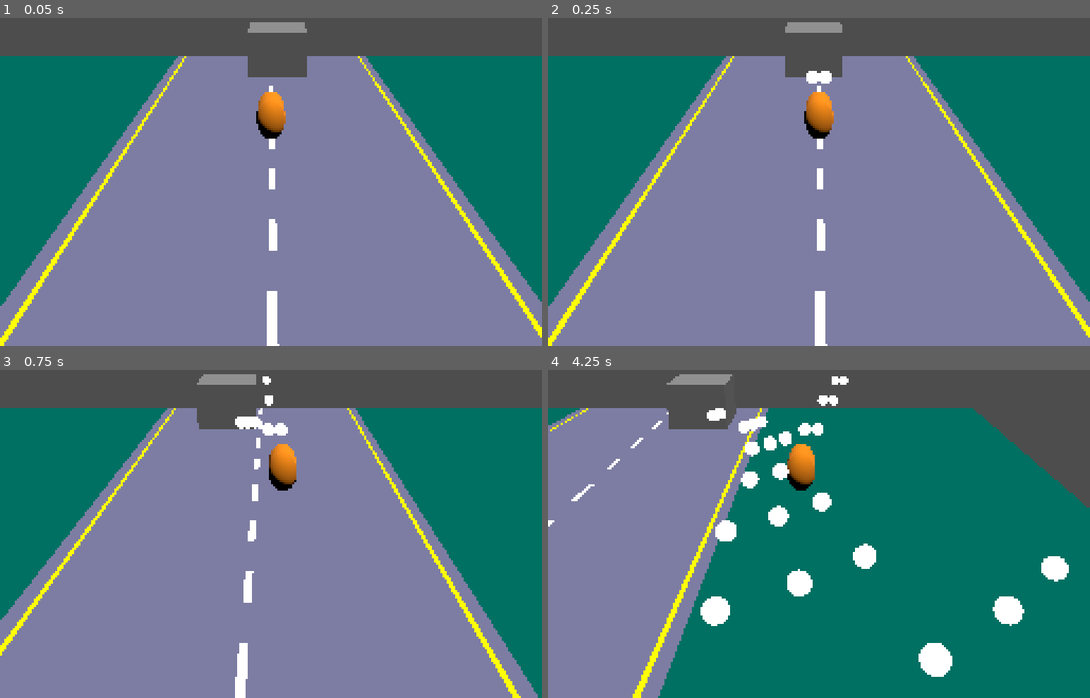
Above: before the commit, frames 1-4 (two rows, left to right).
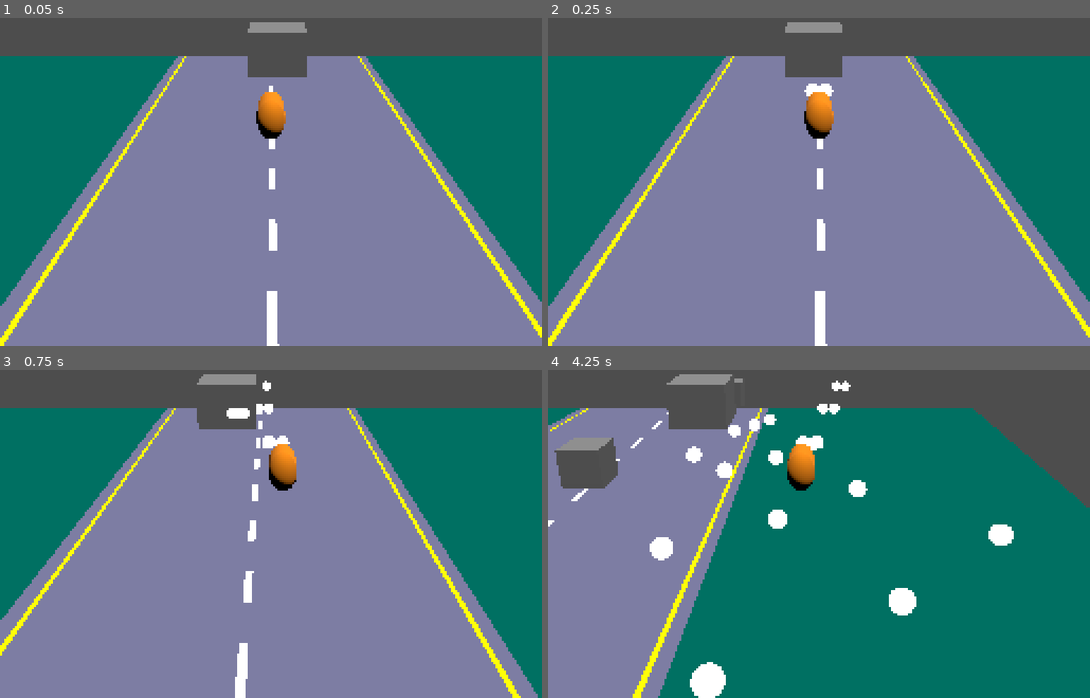
Above: after the commit, the same moments.

Repository: many-hats-team/lospecjam2
Game: Godot game, scene res://main.tscn
The game is run twice, just before and just after one commit, with the same random seed, the same clock (stepped at 60 frames per second) and the same inputs.
Inputs:
- Up to frame 1 (0.05 s): no input
- Up to frame 2 (0.25 s): no input
- Up to frame 3 (0.75 s): hold D (player_right) from 0.53 s (still down)
- Up to frame 4 (4.25 s): release D (player_right) at 1.28 s; hold S (player_down) 1.28-2.03 s; hold D (player_right) 2.03-2.78 s; hold W (player_up) 2.78-3.53 s; hold A (player_left) from 3.53 s (still down)

Frame 1 is identical in both runs. In frame 2, 0.3% of the frame differs, in the area x 47-53%, y 16-24%; in frame 3, 0.7%; in frame 4, 7.2%, in the area x 1-97%, y 1-100%.

Commit message:
Add enemy spawner

Diff:
--- a/project/main.tscn
+++ b/project/main.tscn
@@ -1,9 +1,12 @@
-[gd_scene load_steps=8 format=3 uid="uid://cahesrp5r3fya"]
+[gd_scene load_steps=11 format=3 uid="uid://cahesrp5r3fya"]
 
 [ext_resource type="Texture2D" uid="uid://dab0txvnv5ig2" path="res://assets/road.png" id="1_di5b1"]
+[ext_resource type="Script" path="res://scripts/world.gd" id="1_mh1ta"]
 [ext_resource type="PackedScene" uid="uid://c8at0t7xwevmr" path="res://scenes/player.tscn" id="2_15ibv"]
 [ext_resource type="Script" path="res://scripts/camera_follow.gd" id="2_eimwo"]
 [ext_resource type="PackedScene" uid="uid://d1m14kpdnhtta" path="res://scenes/protoboss.tscn" id="3_wdbhd"]
+[ext_resource type="Script" path="res://scripts/despawner.gd" id="6_jxhrw"]
+[ext_resource type="PackedScene" uid="uid://dpolfsh15rvao" path="res://scenes/enemy_spawner.tscn" id="6_shj7u"]
 
 [sub_resource type="StandardMaterial3D" id="StandardMaterial3D_pbs84"]
 shading_mode = 0
@@ -45,31 +48,49 @@
 text = "Hello, World!
 "
 
-[node name="Node3D" type="Node3D" parent="."]
+[node name="World" type="Node3D" parent="."]
+script = ExtResource("1_mh1ta")
 
-[node name="Road" type="MeshInstance3D" parent="Node3D"]
+[node name="Road" type="MeshInstance3D" parent="World"]
 transform = Transform3D(6, 0, 0, 0, 1, 0, 0, 0, 4, 0, 0, 0)
 mesh = SubResource("PlaneMesh_j8p7f")
 
-[node name="Camera3D" type="Camera3D" parent="Node3D"]
+[node name="Camera3D" type="Camera3D" parent="World"]
 transform = Transform3D(1, 0, 0, 0, 0.939693, 0.34202, 0, -0.34202, 0.939693, 0, 2.5, 6)
 fov = 50.0
 script = ExtResource("2_eimwo")
 target_path = NodePath("../Player")
 
-[node name="Player" parent="Node3D" instance=ExtResource("2_15ibv")]
+[node name="Player" parent="World" instance=ExtResource("2_15ibv")]
 transform = Transform3D(1, 0, 0, 0, 1, 0, 0, 0, 1, 0, 0.237524, 0)
 
-[node name="DirectionalLight3D" type="DirectionalLight3D" parent="Node3D"]
+[node name="DirectionalLight3D" type="DirectionalLight3D" parent="World"]
 transform = Transform3D(0.965926, -1.13133e-08, 0.258819, -0.25, 0.258819, 0.933013, -0.0669873, -0.965926, 0.25, 0, 4, 0)
 
-[node name="Boss" parent="Node3D" instance=ExtResource("3_wdbhd")]
+[node name="Boss" parent="World" instance=ExtResource("3_wdbhd")]
 transform = Transform3D(1, 0, 0, 0, 1, 0, 0, 0, 1, 0, 0.270555, -3)
-target_path = NodePath("../Player")
 
-[node name="Barrier" type="StaticBody3D" parent="Node3D"]
+[node name="Barrier" type="StaticBody3D" parent="World"]
 transform = Transform3D(1, 0, 0, 0, 1, 0, 0, 0, 1, 0, 0, -5.10166)
 
-[node name="CollisionShape3D" type="CollisionShape3D" parent="Node3D/Barrier"]
+[node name="CollisionShape3D" type="CollisionShape3D" parent="World/Barrier"]
 transform = Transform3D(1, 0, 0, 0, 1, 0, 0, 0, 1, -0.0161133, 0.516174, -0.768921)
 shape = SubResource("BoxShape3D_cdsm1")
+
+[node name="Despawner" type="Area3D" parent="World"]
+transform = Transform3D(1, 0, 0, 0, 1, 0, 0, 0, 1, 0, 0, 6.63541)
+collision_layer = 0
+collision_mask = 20
+script = ExtResource("6_jxhrw")
+
+[node name="CollisionShape3D" type="CollisionShape3D" parent="World/Despawner"]
+transform = Transform3D(1, 0, 0, 0, 1, 0, 0, 0, 1, -0.0161133, 0.516174, -1.70575)
+shape = SubResource("BoxShape3D_cdsm1")
+
+[node name="EnemySpawnPoint" type="Marker3D" parent="World"]
+transform = Transform3D(1, 0, 0, 0, 1, 0, 0, 0, 1, 0, 0.309434, -4.40665)
+
+[node name="EnemySpawner" parent="World/EnemySpawnPoint" instance=ExtResource("6_shj7u")]
+wait_time = 2.0
+speed = 2.0
+offset = 2.0
--- a/project/project.godot
+++ b/project/project.godot
@@ -14,6 +14,10 @@
 run/main_scene="res://main.tscn"
 config/features=PackedStringArray("4.2", "GL Compatibility")
 config/icon="res://icon.svg"
+
+[autoload]
+
+mgmt="*res://scripts/game_manager.gd"
 
 [display]
 
--- /dev/null
+++ b/project/scenes/bullet_spawner.tscn
@@ -0,0 +1,9 @@
+[gd_scene load_steps=2 format=3 uid="uid://cpkh5vm3hiyxb"]
+
+[ext_resource type="Script" path="res://scripts/components/bullet_spawner.gd" id="1_gvajp"]
+
+[node name="BulletSpawner" type="Timer"]
+process_callback = 0
+wait_time = 0.4
+autostart = true
+script = ExtResource("1_gvajp")
--- /dev/null
+++ b/project/scenes/enemy.tscn
@@ -0,0 +1,25 @@
+[gd_scene load_steps=5 format=3 uid="uid://bu3dgfpefsqbi"]
+
+[ext_resource type="Script" path="res://scripts/enemy.gd" id="1_77ic1"]
+[ext_resource type="PackedScene" uid="uid://cpkh5vm3hiyxb" path="res://scenes/bullet_spawner.tscn" id="2_xepk4"]
+
+[sub_resource type="BoxMesh" id="BoxMesh_dgtcb"]
+size = Vector3(0.5, 0.5, 0.5)
+
+[sub_resource type="BoxShape3D" id="BoxShape3D_6jsf0"]
+size = Vector3(0.5, 0.5, 0.5)
+
+[node name="Enemy" type="CharacterBody3D"]
+collision_layer = 4
+script = ExtResource("1_77ic1")
+
+[node name="MeshInstance3D" type="MeshInstance3D" parent="."]
+mesh = SubResource("BoxMesh_dgtcb")
+
+[node name="CollisionShape3D" type="CollisionShape3D" parent="."]
+shape = SubResource("BoxShape3D_6jsf0")
+
+[node name="BulletSpawner" parent="." instance=ExtResource("2_xepk4")]
+wait_time = 1.0
+bullet_type = 1
+speed = 5.0
--- /dev/null
+++ b/project/scenes/enemy_spawner.tscn
@@ -0,0 +1,9 @@
+[gd_scene load_steps=2 format=3 uid="uid://dpolfsh15rvao"]
+
+[ext_resource type="Script" path="res://scripts/components/enemy_spawner.gd" id="1_gfnwh"]
+
+[node name="EnemySpawner" type="Timer"]
+process_callback = 0
+wait_time = 5.0
+autostart = true
+script = ExtResource("1_gfnwh")
--- a/project/scenes/player.tscn
+++ b/project/scenes/player.tscn
@@ -1,6 +1,7 @@
-[gd_scene load_steps=5 format=3 uid="uid://c8at0t7xwevmr"]
+[gd_scene load_steps=6 format=3 uid="uid://c8at0t7xwevmr"]
 
 [ext_resource type="Script" path="res://scripts/player.gd" id="1_wm7v8"]
+[ext_resource type="PackedScene" uid="uid://cpkh5vm3hiyxb" path="res://scenes/bullet_spawner.tscn" id="2_guhum"]
 
 [sub_resource type="StandardMaterial3D" id="StandardMaterial3D_sb7ys"]
 albedo_color = Color(1, 0.560784, 0, 1)
@@ -26,8 +27,8 @@
 transform = Transform3D(1, 0, 0, 0, -4.37114e-08, 1, 0, -1, -4.37114e-08, 0, 0, 0)
 shape = SubResource("CapsuleShape3D_stm2o")
 
-[node name="BulletTimer" type="Timer" parent="."]
+[node name="BulletSpawner" parent="." instance=ExtResource("2_guhum")]
 wait_time = 0.1
-autostart = true
-
-[connection signal="timeout" from="BulletTimer" to="." method="_on_bullet_timer_timeout"]
+speed = 20.0
+offset = 0.1
+count = 2
--- a/project/scenes/protoboss.tscn
+++ b/project/scenes/protoboss.tscn
@@ -1,6 +1,7 @@
-[gd_scene load_steps=4 format=3 uid="uid://d1m14kpdnhtta"]
+[gd_scene load_steps=5 format=3 uid="uid://d1m14kpdnhtta"]
 
 [ext_resource type="Script" path="res://scripts/protoboss.gd" id="1_1sbx5"]
+[ext_resource type="PackedScene" uid="uid://cpkh5vm3hiyxb" path="res://scenes/bullet_spawner.tscn" id="2_us7nl"]
 
 [sub_resource type="BoxMesh" id="BoxMesh_kgam4"]
 
@@ -16,9 +17,9 @@
 [node name="CollisionShape3D" type="CollisionShape3D" parent="."]
 shape = SubResource("BoxShape3D_x364u")
 
-[node name="BulletTimer" type="Timer" parent="."]
-process_callback = 0
-wait_time = 0.4
-autostart = true
-
-[connection signal="timeout" from="BulletTimer" to="." method="_on_bullet_timer_timeout"]
+[node name="BulletSpawner" parent="." instance=ExtResource("2_us7nl")]
+wait_time = 0.6
+bullet_type = 1
+speed = 3.0
+spread = 0.2
+count = 3
--- /dev/null
+++ b/project/scripts/components/bullet_spawner.gd
@@ -0,0 +1,61 @@
+extends Timer
+
+const BulletScene := preload("res://scenes/bullet.tscn")
+
+enum BulletType {
+	PLAYER_FORWARD,
+	ENEMY_TARGET_PLAYER,
+}
+
+@export var bullet_type: BulletType = BulletType.PLAYER_FORWARD
+@export var speed: float
+@export var spread: float
+@export var offset: float
+@export_range(1, 20) var count := 1
+
+@onready var source_node := get_parent() as Node3D
+
+
+func _ready() -> void:
+	assert(source_node)
+	timeout.connect(_shoot)
+
+
+func _shoot() -> void:
+	var is_enemy_bullet := false
+	var direction := Vector3.ZERO
+
+	match bullet_type:
+		BulletType.PLAYER_FORWARD:
+			direction = Vector3.FORWARD
+		BulletType.ENEMY_TARGET_PLAYER:
+			is_enemy_bullet = true
+			if mgmt.player:
+				direction = (mgmt.player.position - source_node.position).normalized()
+
+	if direction == Vector3.ZERO:
+		return
+
+	var position := source_node.global_position
+	var velocity := direction * speed
+
+	if count == 1:
+		_spawn_bullet(position, velocity, is_enemy_bullet)
+	else:
+		for i in range(count):
+			_spawn_bullet(
+				position + Vector3((2.0 * offset / (count - 1) * i - offset), 0, 0),
+				velocity.rotated(
+					Vector3.UP,
+					(2.0 * spread / (count - 1) * i - spread)
+				),
+				is_enemy_bullet
+			)
+
+
+func _spawn_bullet(position: Vector3, velocity: Vector3, is_enemy_bullet: bool) -> void:
+	if mgmt.world:
+		var bullet := BulletScene.instantiate()
+		mgmt.world.add_child(bullet)
+		velocity.y = 0
+		bullet.setup(position, velocity, is_enemy_bullet)
--- /dev/null
+++ b/project/scripts/components/enemy_spawner.gd
@@ -0,0 +1,26 @@
+extends Timer
+
+const EnemyScene := preload("res://scenes/enemy.tscn")
+
+
+@export var speed: float
+@export var offset: float
+
+@onready var source_node := get_parent() as Node3D
+@onready var rng := RandomNumberGenerator.new()
+
+func _ready() -> void:
+	assert(source_node)
+	timeout.connect(_on_timeout)
+
+
+func _on_timeout() -> void:
+	if not mgmt.world:
+		return
+
+	var enemy := EnemyScene.instantiate()
+	mgmt.world.add_child(enemy)
+	enemy.setup(
+		source_node.global_position + Vector3(rng.randf_range(-offset, offset), 0, 0),
+		Vector3.BACK * speed
+	)
--- /dev/null
+++ b/project/scripts/despawner.gd
@@ -0,0 +1,7 @@
+extends Area3D
+
+func _ready() -> void:
+	body_entered.connect(_on_body_entered)
+
+func _on_body_entered(body: Node3D) -> void:
+	body.queue_free()
--- /dev/null
+++ b/project/scripts/enemy.gd
@@ -0,0 +1,12 @@
+extends CharacterBody3D
+
+const BulletScene := preload("res://scenes/bullet.tscn")
+
+
+func _physics_process(delta: float) -> void:
+	move_and_slide()
+
+
+func setup(pos: Vector3, vel: Vector3) -> void:
+	position = pos
+	velocity = vel
--- /dev/null
+++ b/project/scripts/game_manager.gd
@@ -0,0 +1,4 @@
+extends Node
+
+var world: Node3D
+var player: Player
--- a/project/scripts/player.gd
+++ b/project/scripts/player.gd
@@ -1,3 +1,4 @@
+class_name Player
 extends CharacterBody3D
 
 const BulletScene := preload("res://scenes/bullet.tscn")
@@ -8,11 +9,9 @@
 const MOVE_LERP_SCALE := 8.0
 
 
-@export var bullet_speed := 20.0
-
-
 func _ready() -> void:
 	HitBox.new(hit).trait_attach(self)
+	mgmt.player = self
 
 
 func get_input_vector() -> Vector2:
@@ -29,16 +28,3 @@
 
 func hit() -> void:
 	print("hit")
-
-
-func _on_bullet_timer_timeout() -> void:
-	var p := position + Vector3.FORWARD * 1.0
-	var v := Vector3.FORWARD * bullet_speed
-	spawn_bullet(p + Vector3.LEFT * 0.1, v)
-	spawn_bullet(p + Vector3.RIGHT * 0.1, v)
-
-
-func spawn_bullet(p: Vector3, v: Vector3) -> void:
-	var bullet := BulletScene.instantiate()
-	get_parent().add_child(bullet)
-	bullet.setup(p, v, false)
--- a/project/scripts/protoboss.gd
+++ b/project/scripts/protoboss.gd
@@ -2,25 +2,22 @@
 
 const BulletScene := preload("res://scenes/bullet.tscn")
 
-@export var target_path: NodePath
 @export var range := 1.0
 @export var speed := 0.001
 @export var bullet_speed := 3.0
 
-@onready var target_node := get_node(target_path) as Node3D
-
-func _ready() -> void:
-	assert(target_node)
 
 func _physics_process(delta: float) -> void:
 	position.x = range * sin(Time.get_ticks_msec() * speed)
 
 
 func _on_bullet_timer_timeout() -> void:
-	var velocity := (target_node.position - position).normalized() * bullet_speed
-	spawn_bullet(velocity)
-	spawn_bullet(velocity.rotated(Vector3.UP, 0.1))
-	spawn_bullet(velocity.rotated(Vector3.UP, -0.1))
+	var target := mgmt.player
+	if target:
+		var bullet_vel := (target.position - position).normalized() * bullet_speed
+		spawn_bullet(bullet_vel)
+		spawn_bullet(bullet_vel.rotated(Vector3.UP, 0.1))
+		spawn_bullet(bullet_vel.rotated(Vector3.UP, -0.1))
 
 func spawn_bullet(velocity: Vector3) -> void:
 	var bullet := BulletScene.instantiate()
--- a/project/scripts/traits/trait.gd
+++ b/project/scripts/traits/trait.gd
@@ -16,7 +16,7 @@
 	return ""
 
 static func _trait_get(obj: Object, name: StringName) -> Trait:
-	if obj == null:
+	if obj == null or not obj.has_meta(name):
 		return null
 	return obj.get_meta(name)
 
--- /dev/null
+++ b/project/scripts/world.gd
@@ -0,0 +1,5 @@
+extends Node3D
+
+
+func _ready() -> void:
+	mgmt.world = self
